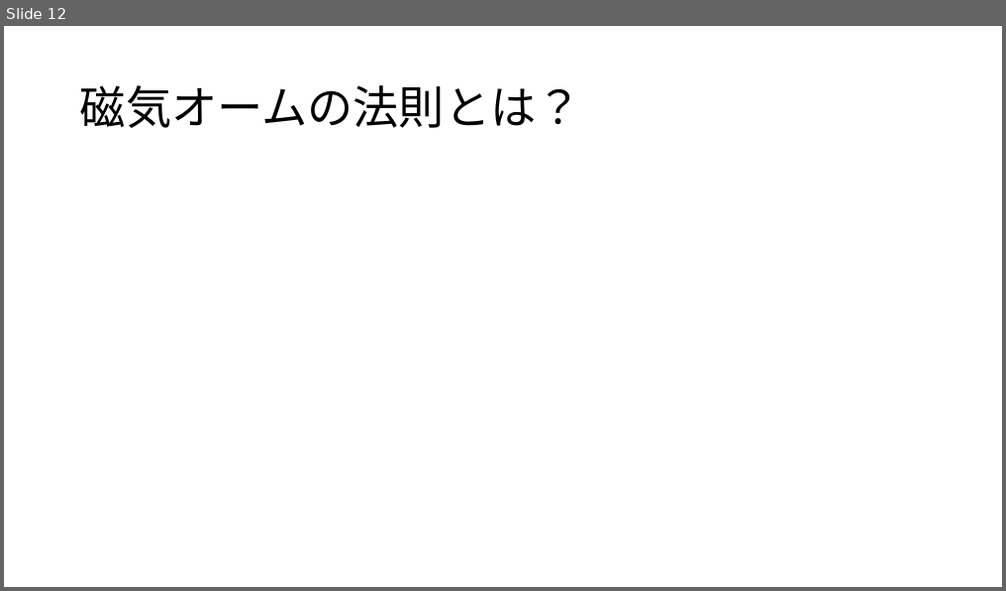
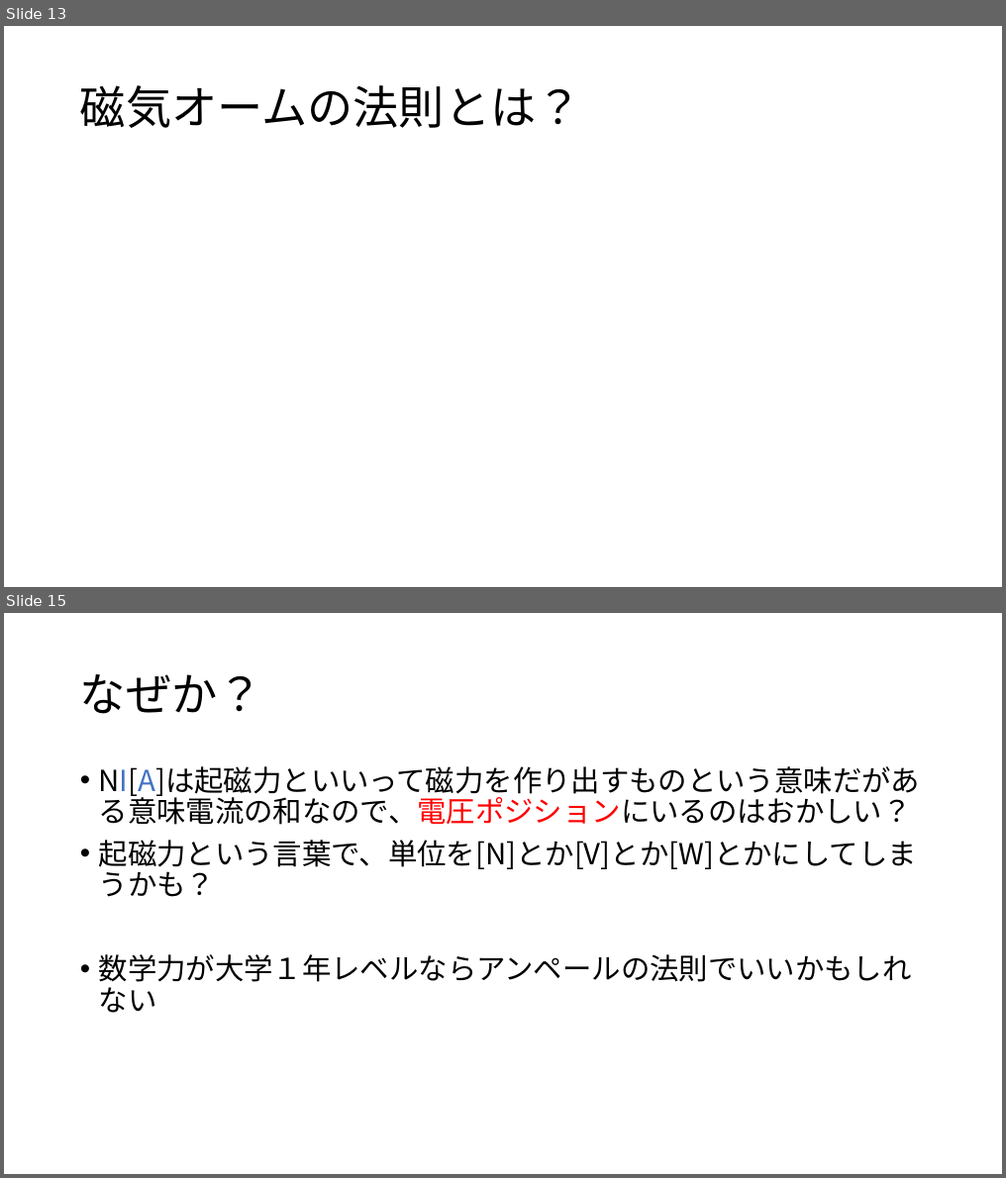
Before and after one commit to irucairuca/denkinonigemichi, a slide deck: irucadenkidaigaku/slide/jiki.pptm. Shown one above the other, each under a label of ours: slide 12 before the commit, slides 13 and 15 after it; the slides between them are not shown. The pictures are 1006x591 and 1006x1178 pixels, drawn with LibreOffice and Linux fonts; fonts in the diff are those of the drawing; grey boxes stand for pictures. Boxes give left, top, right and bottom in pixels: in the first picture for what was removed or moved away, otherwise in the second. Text is boxed around its words. In the diff, an @@ line names an element or a change of style, - is before the commit and + after.

```diff
--- a/irucadenkidaigaku/slide/jiki.pptm
+++ b/irucadenkidaigaku/slide/jiki.pptm
@@ slide 15 added at (4,613,1002,1174), background #FFFFFF @@
@@ title added at (80,674,263,714), 44 pt, text #000000 @@
+なぜか？
@@ text added at (99,766,920,982), 28 pt, text #000000 @@
+• NI[A]は起磁力といいって磁力を作り出すものという意味だがある意味電流の和なので、電圧ポジションにいるのはおかしい？
+• 起磁力という言葉で、単位を[N]とか[V]とか[W]とかにしてしまうかも？
+• 数学力が大学１年レベルならアンペールの法則でいいかもしれない
@@ what was slide 12 is now slide 13 @@
```
Also in this commit, not shown: 2 slides changed, 25 other slides added.
